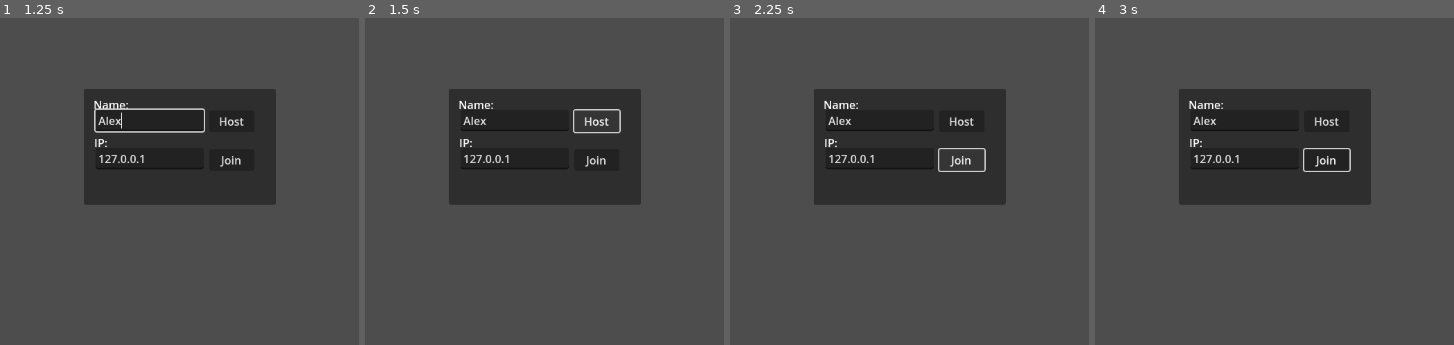
Above: before the commit, frames 1-4 (left to right).
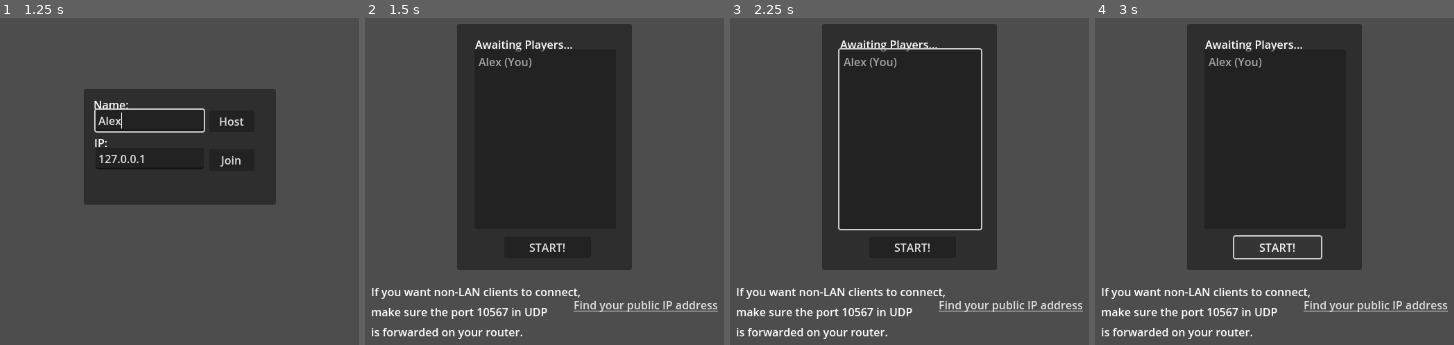
Above: after the commit, the same moments.

Repository: m-conti/melonjam2023
Game: Godot game, scene res://menu/lobby.tscn
Two runs of this game, one before a commit and one after it. Both use one fixed random seed, a clock stepped at 60 frames per second and the inputs below. The project has no main scene, so this scene is started directly.
Inputs (mouse positions are in pixels of both pictures, inside the frame that each line leads up to):
- Up to frame 1 (1.25 s): click (150, 119) at 0.52 s; type "Alex" at 0.6 s
- Up to frame 2 (1.5 s): click "Host" at 1.25 s
- Up to frame 3 (2.25 s): click (959, 158) at 2 s, where only the run before the commit has a clickable "Join"
- Up to frame 4 (3 s): click (1278, 246) at 2.75 s, where only the run after the commit has a clickable "START!"

Frame 1 is identical in both runs. In frame 2, 24% of the frame differs, in the area x 1-99%, y 1-99%; in frame 3, 24%; in frame 4, 23%.

Commit message:
multiplayer lobby test

Diff:
--- a/global/GameState.gd
+++ b/global/GameState.gd
@@ -20,8 +20,8 @@
 func _process(delta):
 	pass
 
-func isGameStated():
+func is_game_strated():
 	return state == EGameState.STARTED
 
-func disconnectGame():
+func disconnect_game():
 	self.state = EGameState.DISCONNECTED
--- a/global/NetworkState.gd
+++ b/global/NetworkState.gd
@@ -13,7 +13,7 @@
 signal player_list_changed()
 signal connection_failed()
 signal connection_succeeded()
-signal game_error(what)
+signal error(what)
 
 
 func get_player_list():
@@ -30,9 +30,9 @@
 
 # Callback from SceneTree.
 func _player_disconnected(id):
-	if GameState.isGameStated(): # Game is in progress.
+	if GameState.is_game_strated(): # Game is in progress.
 		if multiplayer.is_server():
-			game_error.emit("Player " + players[id] + " disconnected")
+			error.emit("Player " + players[id] + " disconnected")
 	else:
 		unregister_player(id)
 
@@ -55,8 +55,8 @@
 
 # Callback from SceneTree, only for clients (not server).
 func _server_disconnected():
-	game_error.emit("Server disconnected")
-	GameState.disconnectGame()
+	error.emit("Server disconnected")
+	GameState.disconnect_game()
 
 # Callback from SceneTree, only for clients (not server).
 func _connected_fail():
--- a/menu/lobby.gd
+++ b/menu/lobby.gd
@@ -13,3 +13,56 @@
 # Called every frame. 'delta' is the elapsed time since the previous frame.
 func _process(delta):
 	pass
+
+func _on_host_pressed():
+	var player_name = $Connect/Name.text
+	if player_name == "":
+		$Connect/ErrorLabel.text = "Invalid name!"
+		return
+
+	$Connect.hide()
+	$Players.show()
+	$Connect/ErrorLabel.text = ""
+
+	NetworkState.host_game(player_name)
+	refresh_lobby()
+
+func _on_join_pressed():
+	var player_name = $Connect/Name.text
+	if player_name == "":
+		$Connect/ErrorLabel.text = "Invalid name!"
+		return
+	var ip = $Connect/IPAddress.text
+	if not ip.is_valid_ip_address():
+		$Connect/ErrorLabel.text = "Invalid IP address!"
+		return
+	$Connect/ErrorLabel.text = ""
+	$Connect/Host.disabled = true
+	$Connect/Join.disabled = true
+	NetworkState.join_game(ip, player_name)
+
+func _on_connection_success():
+	$Connect.hide()
+	$Players.show()
+
+
+func _on_connection_failed():
+	$Connect/Host.disabled = false
+	$Connect/Join.disabled = false
+	$Connect/ErrorLabel.set_text("Connection failed.")
+
+func _on_game_error(errtxt):
+	$ErrorDialog.dialog_text = errtxt
+	$ErrorDialog.popup_centered()
+	$Connect/Host.disabled = false
+	$Connect/Join.disabled = false
+
+func refresh_lobby():
+	var players = NetworkState.get_player_list()
+	players.sort()
+	$Players/List.clear()
+	$Players/List.add_item(NetworkState.get_player_name() + " (You)")
+	for p in players:
+		$Players/List.add_item(p)
+
+	$Players/Start.disabled = not multiplayer.is_server()
